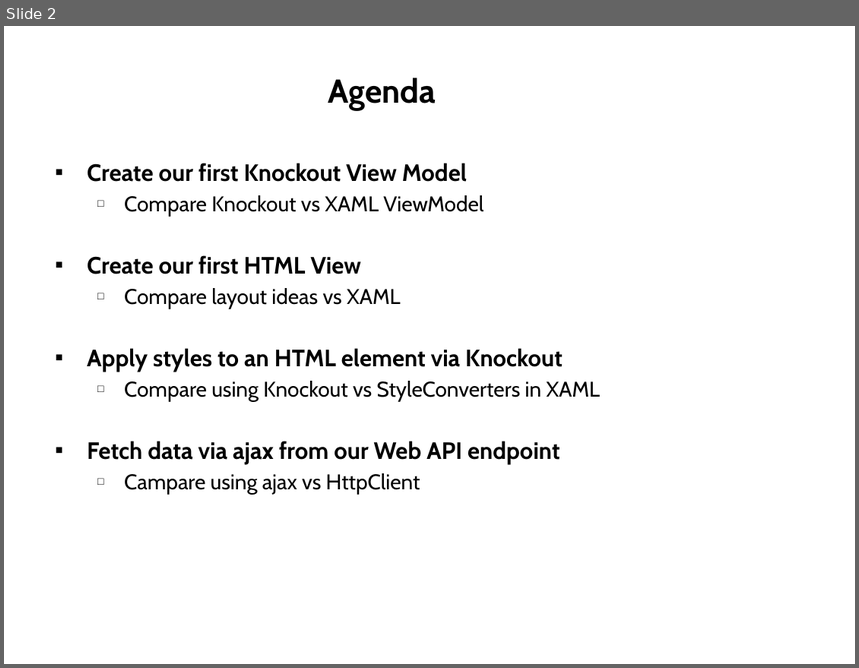
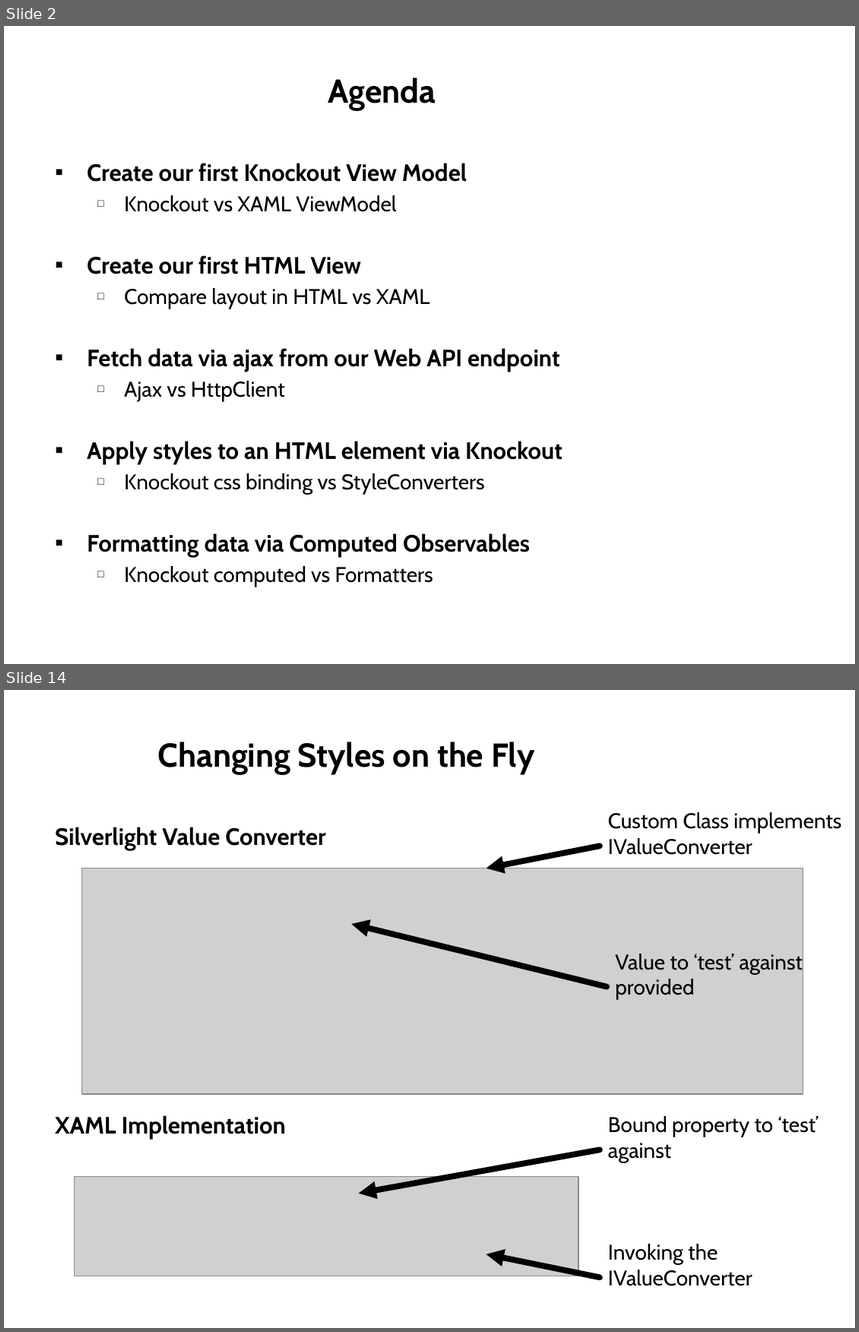
Before and after one commit to derikwhittaker/Pluarsight.XamlToHtml, a slide deck: Modules/02.TaskListingScreen.InitialSetup/02.TaskListingScreen.InitialSetup.Slides.pptx. Shown one above the other, each under a label of ours: slide 2 before the commit, slides 2 and 14 after it; the slides between them are not shown. The pictures are 859x668 and 859x1332 pixels, drawn with LibreOffice and Linux fonts; fonts in the diff are those of the drawing; grey boxes stand for pictures. Boxes give left, top, right and bottom in pixels: in the first picture for what was removed or moved away, otherwise in the second. Text is boxed around its words. In the diff, an @@ line names an element or a change of style, - is before the commit and + after.

```diff
--- a/Modules/02.TaskListingScreen.InitialSetup/02.TaskListingScreen.InitialSetup.Slides.pptx
+++ b/Modules/02.TaskListingScreen.InitialSetup/02.TaskListingScreen.InitialSetup.Slides.pptx
@@ slide 14 added at [4, 690, 855, 1328], background #FFFFFF @@
@@ title added at [158, 742, 534, 774], 28 pt, text #000000, bold @@
+Changing Styles on the Fly
@@ text added at [608, 812, 842, 855], 18 pt, text #000000 @@
+Custom Class implements IValueConverter
@@ text added at [55, 827, 325, 1139], 20 pt, text #000000, bold @@
+Silverlight Value Converter
+XAML Implementation
@@ arrow added from (600, 846) to (487, 869), #000000 5 pt @@
@@ picture added at [82, 869, 804, 1094] @@
@@ arrow added from (607, 987) to (351, 924), #000000 5 pt @@
@@ text added at [615, 954, 803, 1000], 18 pt, text #000000 @@
+Value to ‘test’ against
+provided
@@ text added at [608, 1116, 819, 1163], 18 pt, text #000000 @@
+Bound property to ‘test’ against
@@ arrow added from (600, 1150) to (359, 1194), #000000 5 pt @@
@@ picture added at [74, 1177, 579, 1277] @@
@@ arrow added from (600, 1277) to (487, 1255), #000000 5 pt @@
@@ text added at [608, 1244, 753, 1287], 18 pt, text #000000 @@
+Invoking the IValueConverter
@@ slide 2 changed as well @@
@@ text at [124, 195, 396, 212]: text changed @@
-  □ Compare Knockout vs XAML ViewModel
+  □ Knockout vs XAML ViewModel
@@ text at [87, 288, 560, 401]: text changed @@
-  □ Compare layout ideas vs XAML
+  □ Compare layout in HTML vs XAML
+▪ Fetch data via ajax from our Web API endpoint
+  □ Ajax vs HttpClient
@@ text at [87, 474, 530, 587]: text changed @@
-  □ Compare using Knockout vs StyleConverters in XAML
-▪ Fetch data via ajax from our Web API endpoint
-  □ Campare using ajax vs HttpClient
+  □ Knockout css binding vs StyleConverters
+▪ Formatting data via Computed Observables
+  □ Knockout computed vs Formatters
```
Also in this commit, not shown: 1 other slide changed, 14 other slides added.
